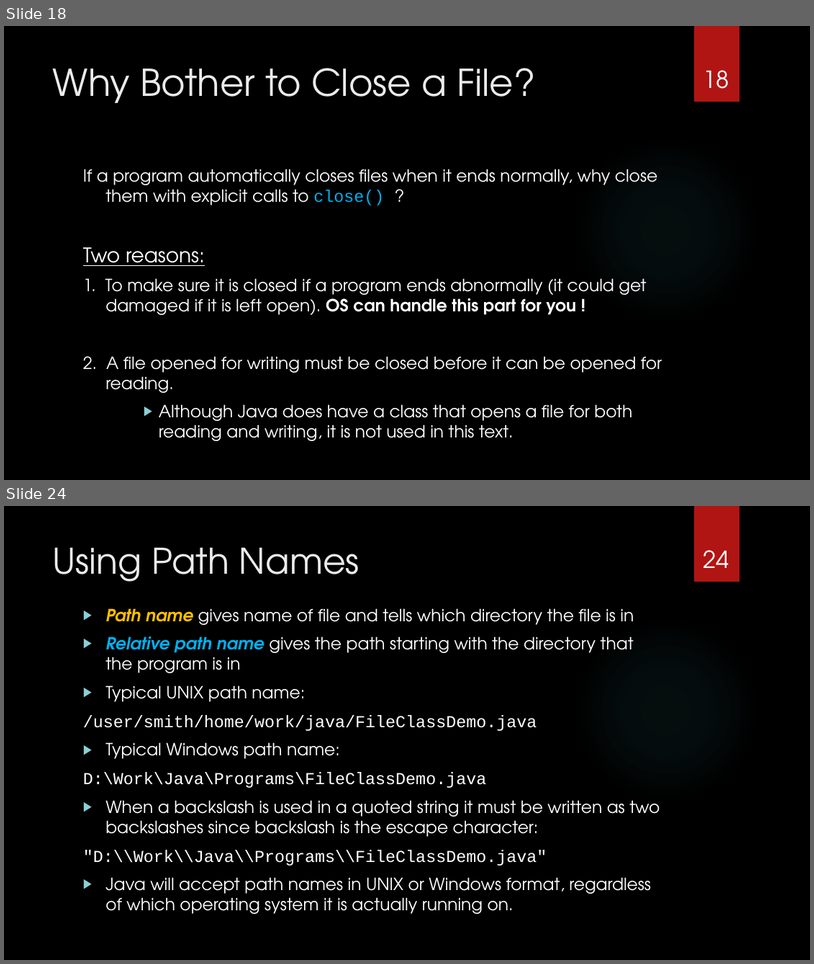
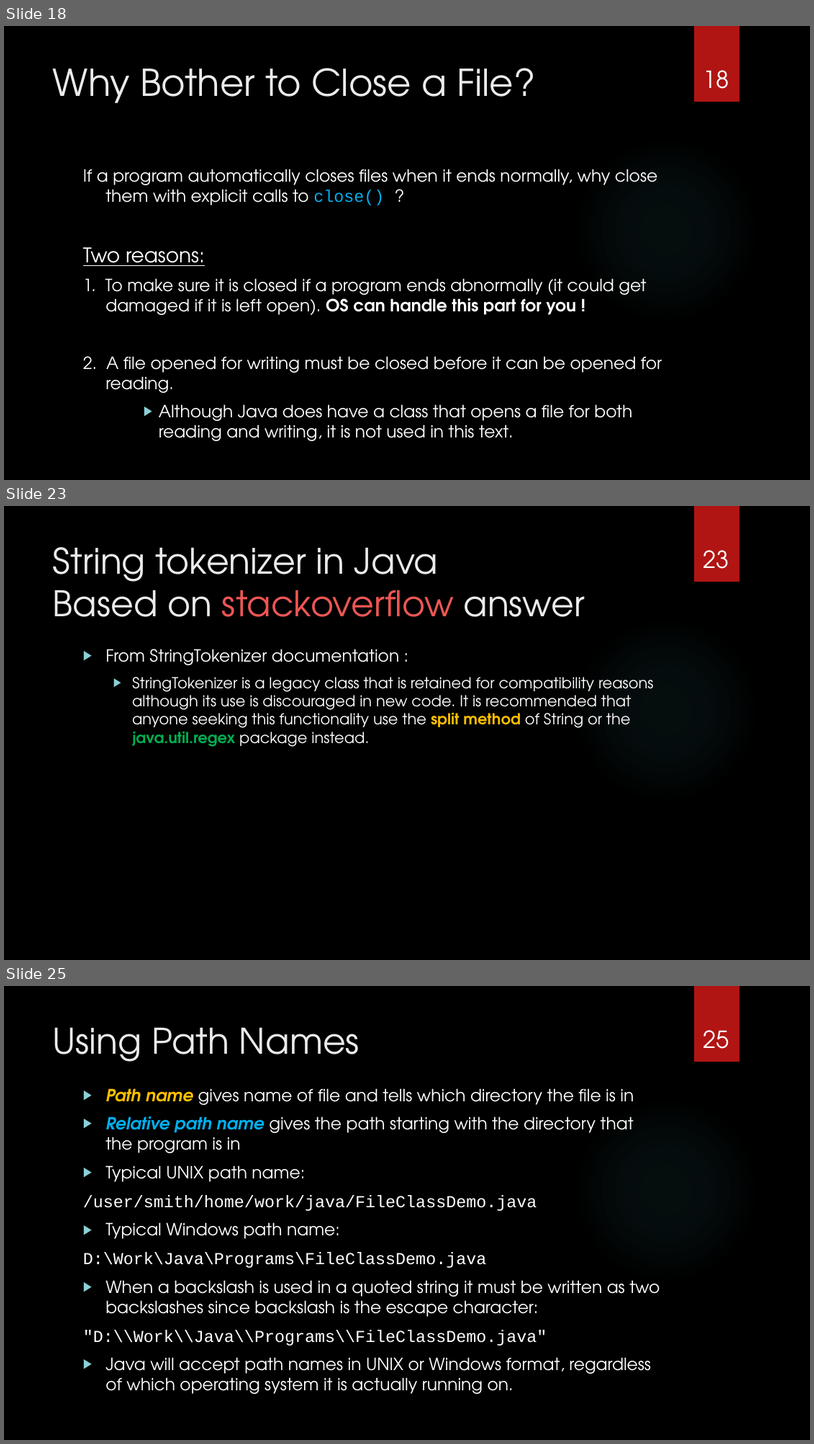
Before and after one commit to 9231058/AP101, a slide deck: slides/07-Ch12.pptx. Shown one above the other, each under a label of ours: slides 18 and 24 before the commit, slides 18, 23 and 25 after it; the slides between them are not shown. The pictures are 814x964 and 814x1444 pixels, drawn with LibreOffice and Linux fonts; fonts in the diff are those of the drawing; background and template pictures are left out. Boxes give left, top, right and bottom in pixels: in the first picture for what was removed or moved away, otherwise in the second. Text is boxed around its words. In the diff, an @@ line names an element or a change of style, - is before the commit and + after.

```diff
--- a/slides/07-Ch12.pptx
+++ b/slides/07-Ch12.pptx
@@ slide 23 added at (4,506,810,960), background picture (left out); not listed: 2 template elements that a slide beside it also shows @@
@@ title added at (53,547,586,617), 42 pt, text #EBEBEB @@
+String tokenizer in Java
+Based on stackoverflow answer
@@ page number added at (703,550,729,569), 28 pt, text #FFFFFF @@
+23
@@ text added at (106,649,654,746), 18 pt, text #FFFFFF @@
+▶ From StringTokenizer documentation :
+  ▶ StringTokenizer is a legacy class that is retained for compatibility reasons although its use is discouraged in new code. It is recommended that anyone seeking this functionality use the split method of String or the java.util.regex package instead.
@@ what was slide 24 is now slide 25 @@
@@ page number at (703,1030,729,1049): text changed @@
-24
+25
```
Also in this commit, not shown: 11 slides changed, 1 other file.
